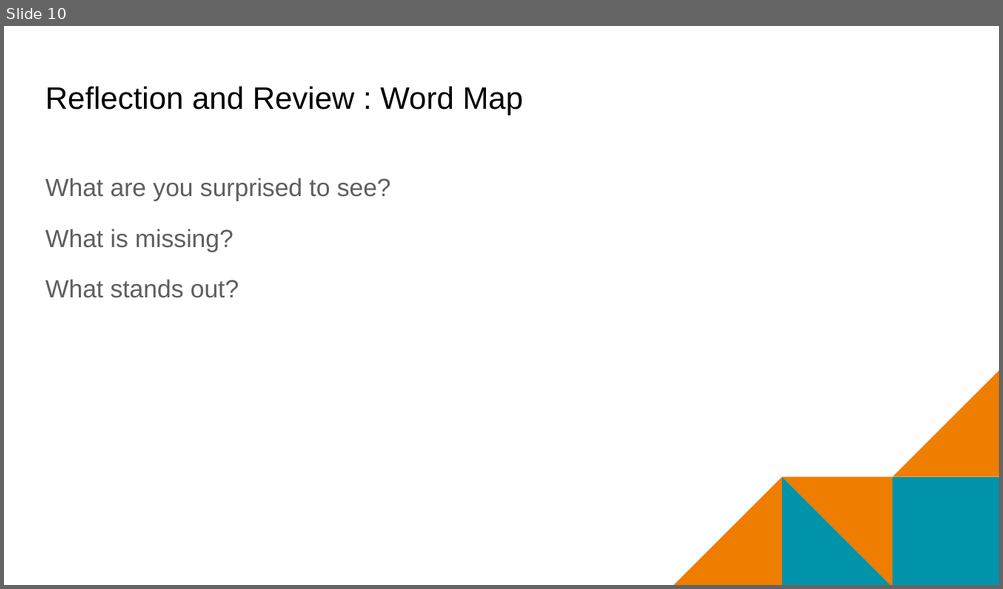
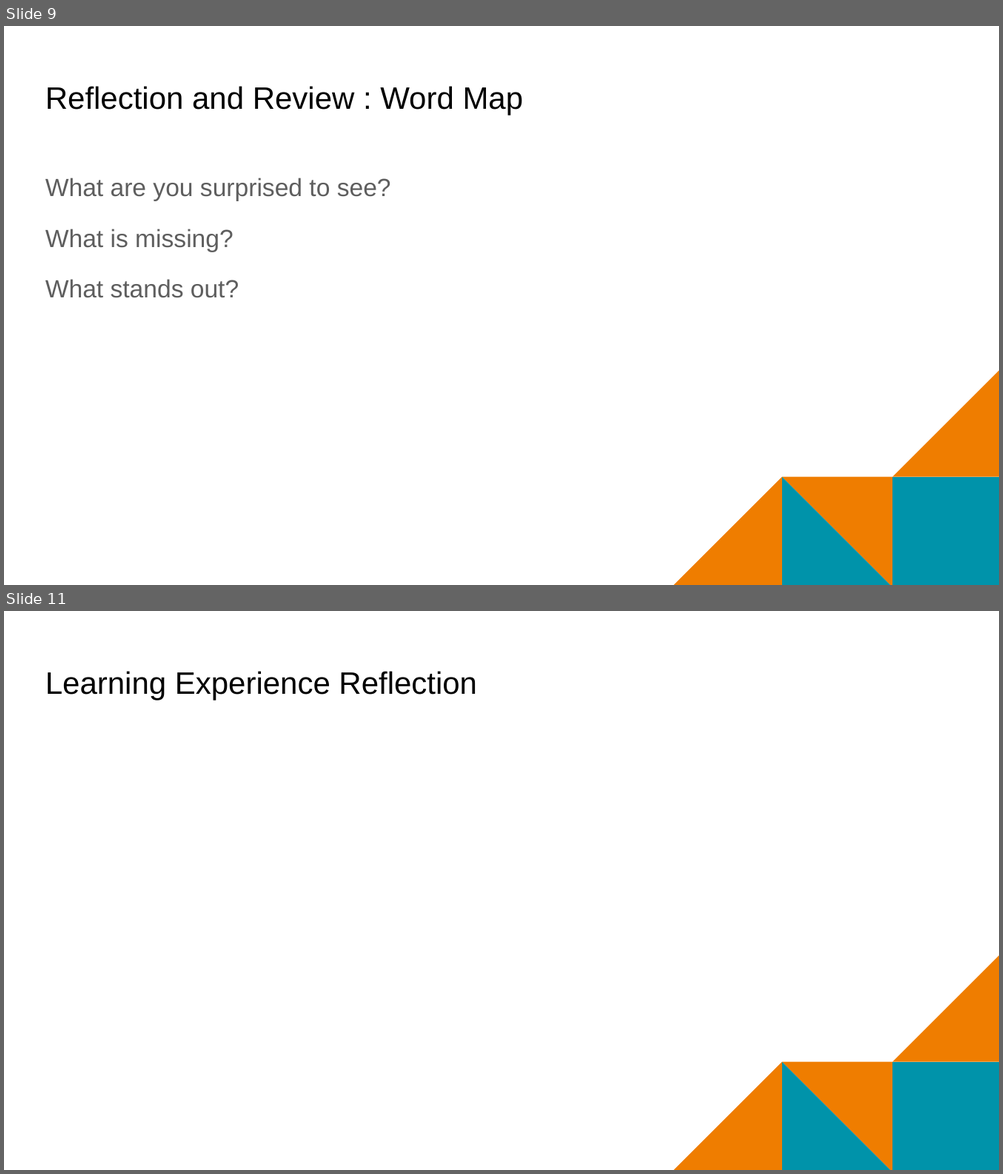
Before and after one commit to mr-eggleton/web-lit-core, a slide deck: final ppt/01-web-and-you.pptx. Shown one above the other, each under a label of ours: slide 10 before the commit, slides 9 and 11 after it; the slides between them are not shown. The pictures are 1003x589 and 1003x1174 pixels, drawn with LibreOffice and Linux fonts; fonts in the diff are those of the drawing; background and template pictures are left out. Boxes give left, top, right and bottom in pixels: in the first picture for what was removed or moved away, otherwise in the second. Text is boxed around its words. In the diff, an @@ line names an element or a change of style, - is before the commit and + after.

```diff
--- a/final ppt/01-web-and-you.pptx
+++ b/final ppt/01-web-and-you.pptx
@@ slide 11 added at [4,611,999,1170], background #FFFFFF; not listed: 5 template elements that a slide beside it also shows @@
@@ title added at [45,671,477,700], 30 pt, text #000000 @@
+Learning Experience Reflection
@@ what was slide 10 is now slide 9 @@
```
Also in this commit, not shown: 5 slides changed, 1 other slide added, 1 slide removed.
